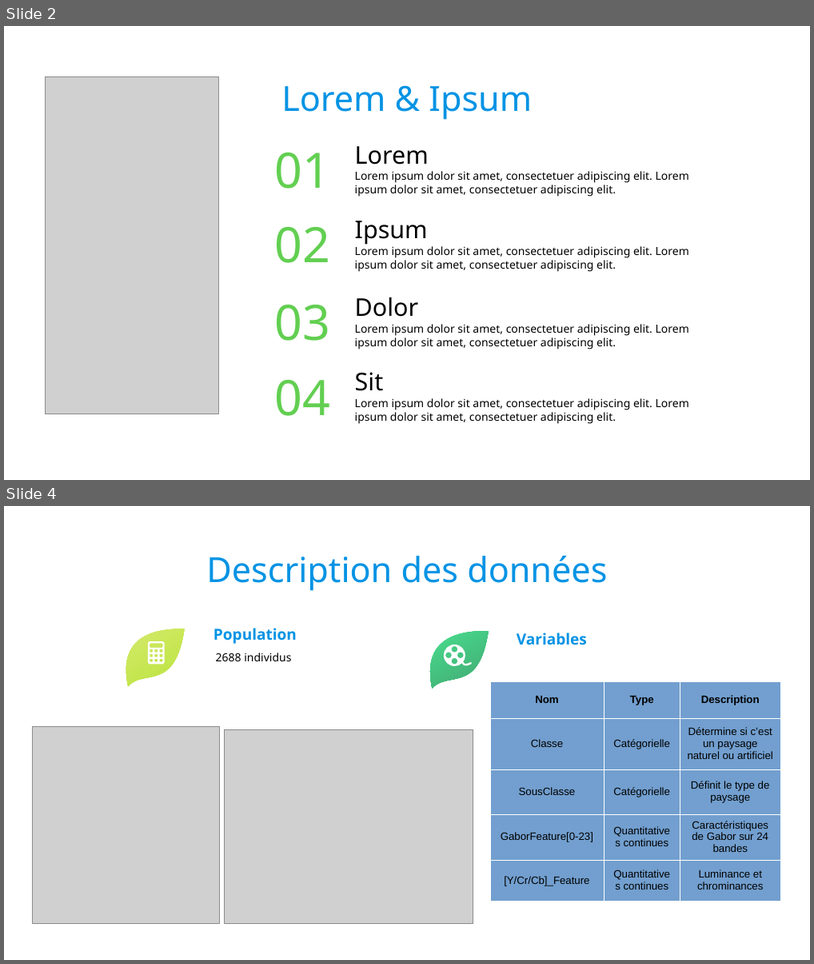
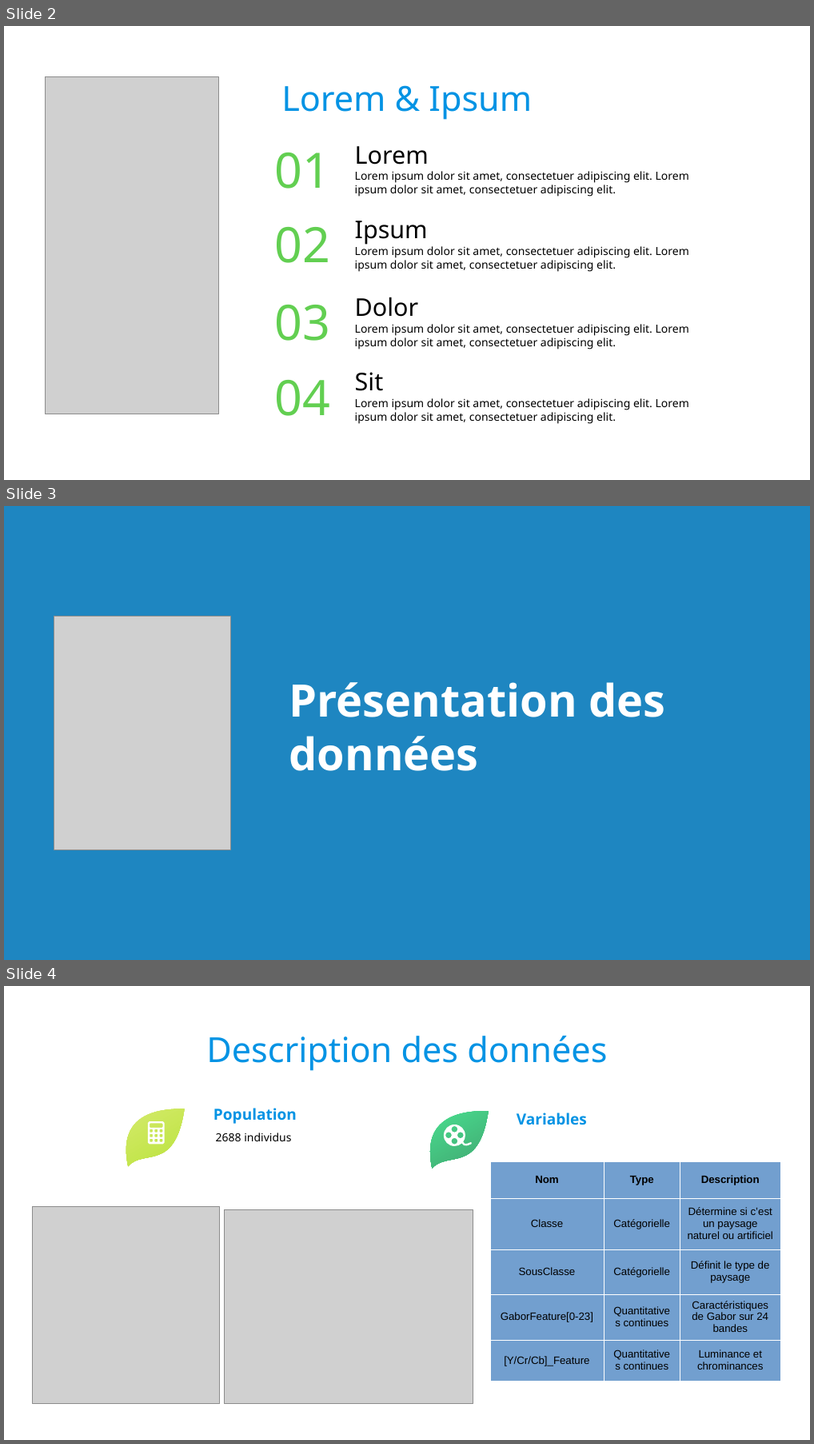
Before and after one commit to Polytech-E2I/data-processing, a slide deck: Projet3/report/report.odp. Shown one above the other, each under a label of ours: slides 2 and 4 before the commit, slides 2, 3 and 4 after it; the slides between them are not shown. The pictures are 814x964 and 814x1444 pixels, drawn with LibreOffice and Linux fonts; fonts in the diff are those of the drawing; grey boxes stand for pictures; background and template pictures are left out. Boxes give left, top, right and bottom in pixels: in the first picture for what was removed or moved away, otherwise in the second. Text is boxed around its words. In the diff, an @@ line names an element or a change of style, - is before the commit and + after.

```diff
--- a/Projet3/report/report.odp
+++ b/Projet3/report/report.odp
@@ slide 3 added at <box>4,506,810,960</box>, background #1E86C1 @@
@@ picture added at <box>54,616,231,850</box> @@
@@ text added at <box>289,682,666,771</box>, 44 pt, text #FFFFFF, bold @@
+Présentation des données
```
Also in this commit, not shown: 1 slide changed, 11 other slides added, 9 slides removed, 2 other files.
